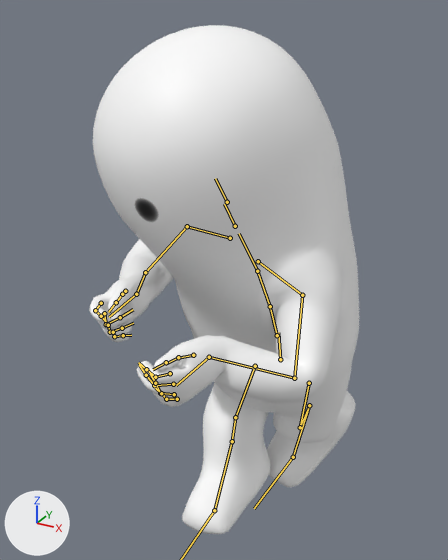
Two versions of the FBX model Assets/Meshes/Player/RunBackward.fbx, one commit apart.
Both versions are drawn from a 50 mm camera at (0.753, -1.821, 1.629) aimed at (-0.098, -0.272, 0.855). The axes (+X, +Y, +Z) are drawn at lower left. The lights are the same throughout. Both versions are drawn at frame 8 of the action 'mixamo.com'; the numbers are the values there. The bones that bend it are drawn over the model as lines.

In view in the first picture: 'CharacterFinal'.
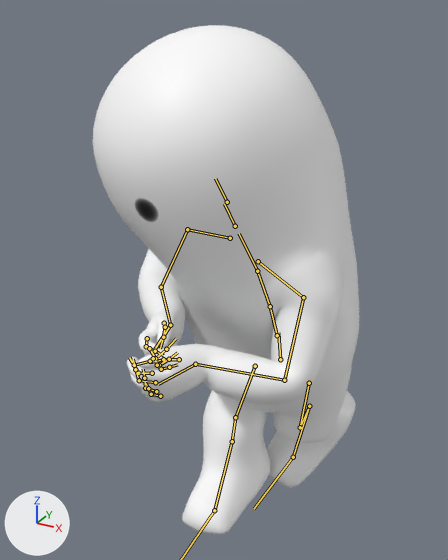
Where the change shows, as pixel boxes [x1, y1, x2, y2] in the pictures (448 x 560 px):
```json
{"object": "CharacterFinal", "change": "posed", "before": [89, 25, 359, 534], "after": [93, 25, 359, 534]}
{"bone": "mixamorig:LeftShoulder", "before": "(258, 261) to (302, 295)", "after": "(258, 261) to (303, 297)"}
{"bone": "mixamorig:LeftArm", "before": "(302, 295) to (294, 378)", "after": "(303, 297) to (284, 380)"}
{"bone": "mixamorig:LeftForeArm", "before": "(294, 378) to (209, 357)", "after": "(284, 380) to (195, 364)"}
{"bone": "mixamorig:LeftHand", "before": "(209, 357) to (176, 385)", "after": "(195, 364) to (158, 384)"}
{"bone": "mixamorig:LeftHandThumb1", "before": "(193, 355) to (178, 358)", "after": "(179, 359) to (163, 359)"}
{"bone": "mixamorig:RightShoulder", "before": "(230, 238) to (187, 226)", "after": "(230, 238) to (187, 229)"}
{"bone": "mixamorig:RightArm", "before": "(187, 226) to (145, 272)", "after": "(187, 229) to (161, 287)"}
{"bone": "mixamorig:RightForeArm", "before": "(145, 272) to (136, 294)", "after": "(161, 287) to (170, 325)"}
{"bone": "mixamorig:RightHand", "before": "(136, 294) to (109, 317)", "after": "(170, 325) to (153, 351)"}
{"bone": "mixamorig:RightHandThumb2", "before": "(122, 294) to (115, 303)", "after": "(165, 327) to (163, 338)"}
```

Scene script edits in JSON lines:
```json
{"block": "bone_mixamorig_leftshoulder", "where": "bone_mixamorig_leftshoulder = bpy.data.objects['Armature'].pose.bones['mixamorig:LeftShoulder']  # child of 'mixamorig:Spine2'"}
{"op": "set", "path": "bone_mixamorig_leftshoulder.rotation_quaternion", "old": "(0.996, 0.048, 0.04, -0.06)", "new": "(0.995, 0.075, 0.038, -0.058)", "note": "degrees (5, 5, -7) -> degrees (8, 5, -6)"}
{"block": "bone_mixamorig_leftarm", "where": "bone_mixamorig_leftarm = bpy.data.objects['Armature'].pose.bones['mixamorig:LeftArm']  # child of 'mixamorig:LeftShoulder'"}
{"op": "set", "path": "bone_mixamorig_leftarm.rotation_quaternion", "old": "(0.894, 0.168, -0.212, 0.356)", "new": "(0.872, 0.266, -0.15, 0.382)", "note": "degrees (10, -30, 41) -> degrees (23, -28, 41)"}
{"block": "bone_mixamorig_leftforearm", "where": "bone_mixamorig_leftforearm = bpy.data.objects['Armature'].pose.bones['mixamorig:LeftForeArm']  # child of 'mixamorig:LeftArm'"}
{"op": "set", "path": "bone_mixamorig_leftforearm.rotation_quaternion", "old": "(0.819, 0.376, 0.001, 0.433)", "new": "(0.814, 0.385, 0.19, 0.39)", "note": "degrees (41, -19, 49) -> degrees (51, 0, 51)"}
{"block": "bone_mixamorig_lefthand", "where": "bone_mixamorig_lefthand = bpy.data.objects['Armature'].pose.bones['mixamorig:LeftHand']  # child of 'mixamorig:LeftForeArm'"}
{"op": "set", "path": "bone_mixamorig_lefthand.rotation_quaternion", "old": "(0.865, -0.169, -0.29, -0.372)", "new": "(0.872, -0.15, -0.377, -0.273)", "note": "degrees (-6, -39, -45) -> degrees (-5, -48, -33)"}
{"block": "bone_mixamorig_lefthandthumb1", "where": "bone_mixamorig_lefthandthumb1 = bpy.data.objects['Armature'].pose.bones['mixamorig:LeftHandThumb1']  # child of 'mixamorig:LeftHand'"}
{"op": "set", "path": "bone_mixamorig_lefthandthumb1.rotation_quaternion", "old": "(0.985, 0.0, -0.074, -0.159)", "new": "(0.987, -0.023, -0.099, -0.126)", "note": "degrees (1, -8, -18) -> degrees (-1, -12, -14)"}
{"block": "bone_mixamorig_rightshoulder", "where": "bone_mixamorig_rightshoulder = bpy.data.objects['Armature'].pose.bones['mixamorig:RightShoulder']  # child of 'mixamorig:Spine2'"}
{"op": "set", "path": "bone_mixamorig_rightshoulder.rotation_quaternion", "old": "(0.968, -0.073, 0.135, -0.2)", "new": "(0.969, -0.048, 0.13, -0.206)", "note": "degrees (-12, 13, -25) -> degrees (-9, 13, -25)"}
{"block": "bone_mixamorig_rightarm", "where": "bone_mixamorig_rightarm = bpy.data.objects['Armature'].pose.bones['mixamorig:RightArm']  # child of 'mixamorig:RightShoulder'"}
{"op": "set", "path": "bone_mixamorig_rightarm.rotation_quaternion", "old": "(0.736, 0.245, -0.045, -0.629)", "new": "(0.708, 0.323, -0.148, -0.61)", "note": "degrees (25, 14, -78) -> degrees (41, 11, -78)"}
{"block": "bone_mixamorig_rightforearm", "where": "bone_mixamorig_rightforearm = bpy.data.objects['Armature'].pose.bones['mixamorig:RightForeArm']  # child of 'mixamorig:RightArm'"}
{"op": "set", "path": "bone_mixamorig_rightforearm.rotation_quaternion", "old": "(0.966, 0.17, -0.001, -0.196)", "new": "(0.963, 0.175, -0.114, -0.17)", "note": "degrees (19, 4, -22) -> degrees (22, -9, -22)"}
{"block": "bone_mixamorig_righthand", "where": "bone_mixamorig_righthand = bpy.data.objects['Armature'].pose.bones['mixamorig:RightHand']  # child of 'mixamorig:RightForeArm'"}
{"op": "set", "path": "bone_mixamorig_righthand.rotation_quaternion", "old": "(0.868, -0.238, 0.332, 0.282)", "new": "(0.874, -0.221, 0.395, 0.176)", "note": "degrees (-19, 45, 28) -> degrees (-23, 50, 12)"}
{"block": "bone_mixamorig_righthandthumb2", "where": "bone_mixamorig_righthandthumb2 = bpy.data.objects['Armature'].pose.bones['mixamorig:RightHandThumb2']  # child of 'mixamorig:RightHandThumb1'"}
{"op": "set", "path": "bone_mixamorig_righthandthumb2.rotation_quaternion", "old": "(0.941, -0.089, -0.174, 0.277)", "new": "(0.935, -0.099, -0.149, 0.307)", "note": "degrees (-16, -16, 35) -> degrees (-16, -13, 38)"}
```
